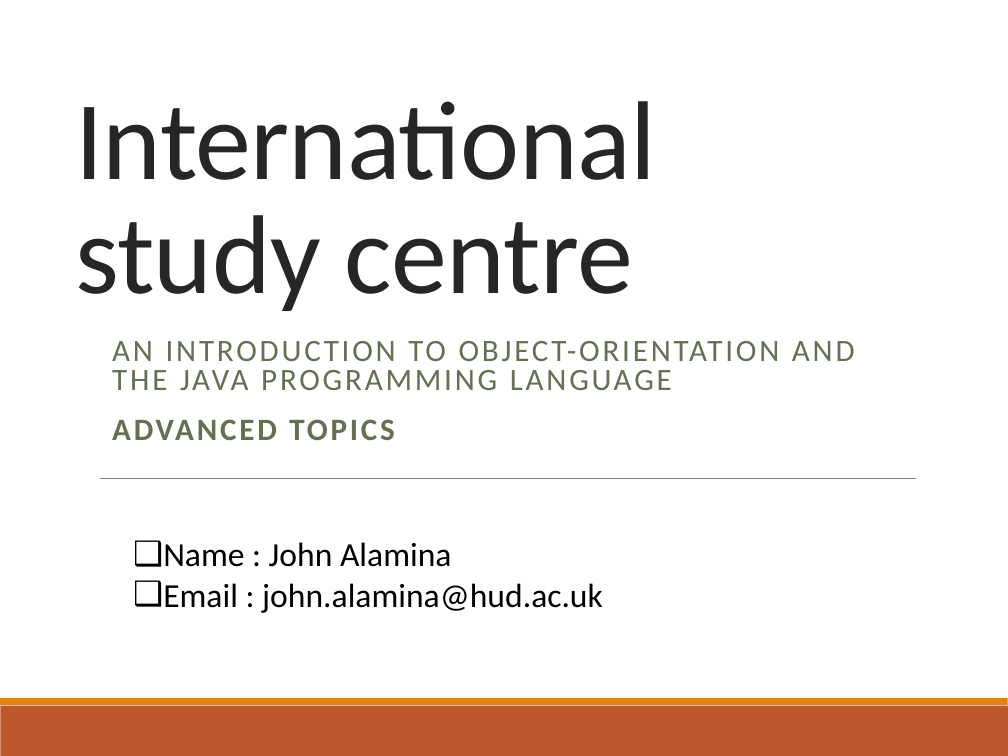
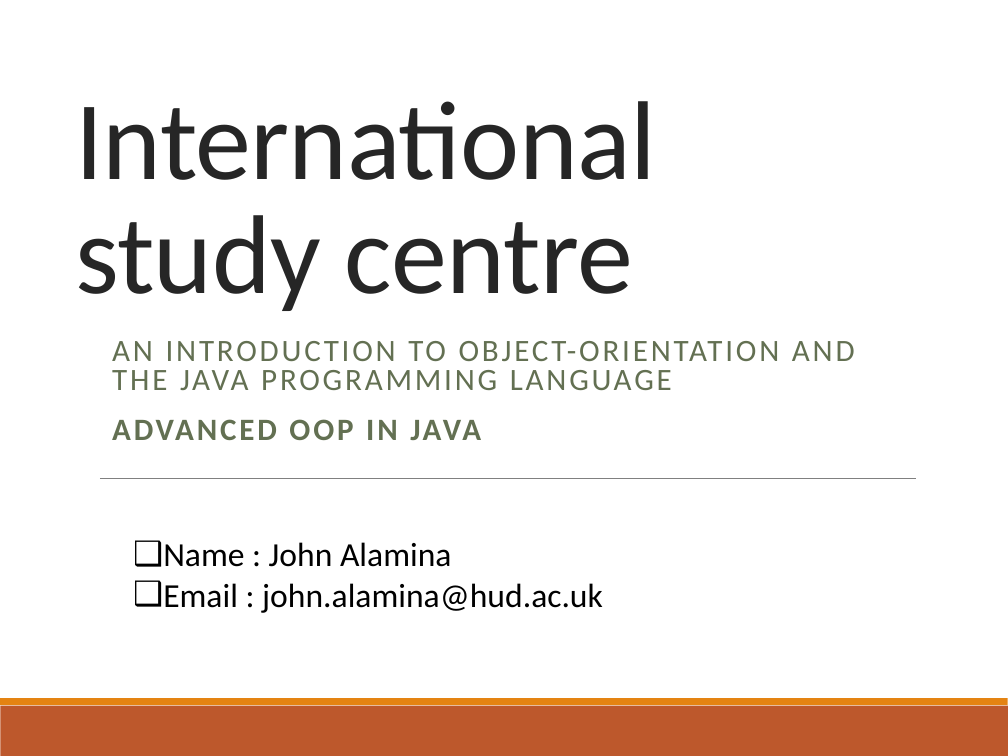
Before and after one commit to deeperj/dillinger, a slide deck: slide 1 of thesis/ukapp2/wqu_isc/sofware_design/Lesson 4 - Java.pptx. Drawn at 1008x756 pixels with LibreOffice and Linux fonts; fonts in the diff are those of the drawing. Boxes give left, top, right and bottom in pixels: in the first picture for what was removed or moved away, otherwise in the second. Text is boxed around its words. In the diff, an @@ line names an element or a change of style, - is before the commit and + after.

Commit message:
java05

```diff
--- a/thesis/ukapp2/wqu_isc/sofware_design/Lesson 4 - Java.pptx
+++ b/thesis/ukapp2/wqu_isc/sofware_design/Lesson 4 - Java.pptx
@@ subtitle at (x1=112, y1=419, x2=481, y2=440): text changed @@
-ADVANCED TOPICS
+ADVANCED OOP IN JAVA
```
Also in this commit, not shown: 1 other slide changed, 33 slides added, 5 other files.
